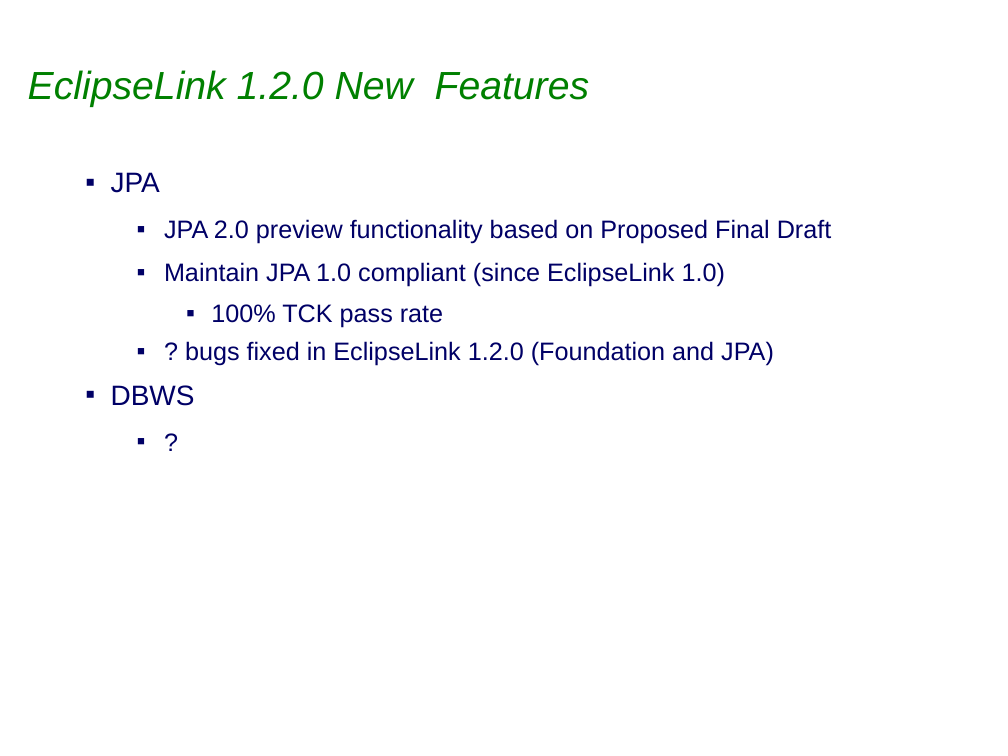
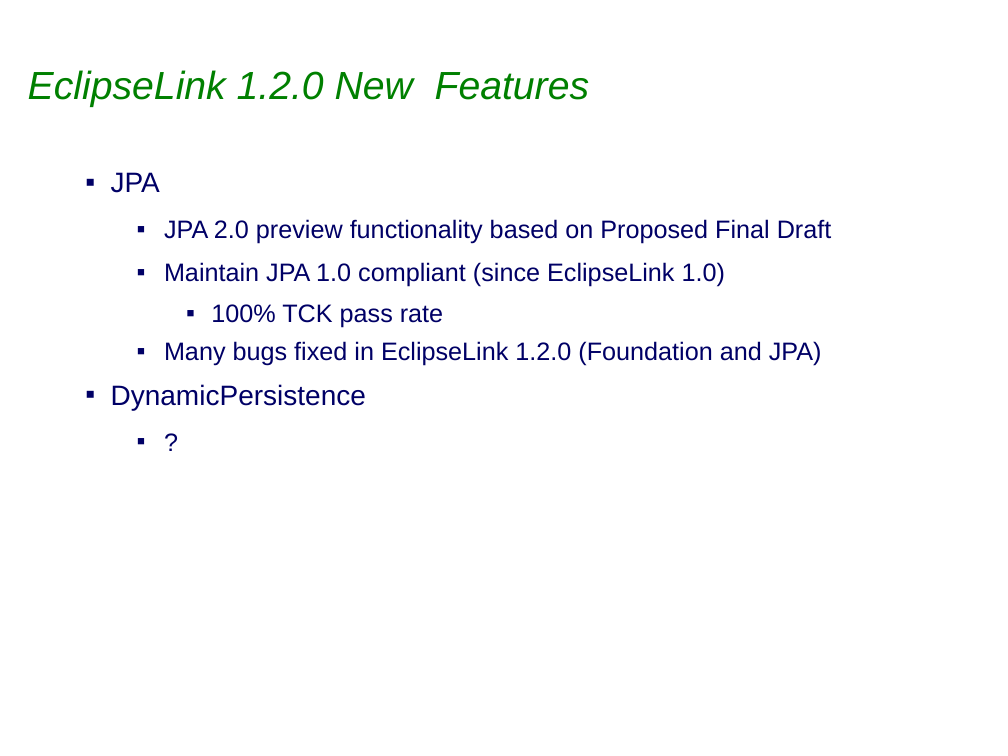
Before and after one commit to eclipse-ee4j/eclipselink, a slide deck: slide 5 of project-admin/Eclipselink_1.2.0_Release_Review.ppt. Drawn at 1008x756 pixels with LibreOffice and Linux fonts; fonts in the diff are those of the drawing; background and template pictures are left out. Boxes give left, top, right and bottom in pixels: in the first picture for what was removed or moved away, otherwise in the second. Text is boxed around its words. In the diff, an @@ line names an element or a change of style, - is before the commit and + after.

```diff
--- a/project-admin/Eclipselink_1.2.0_Release_Review.ppt
+++ b/project-admin/Eclipselink_1.2.0_Release_Review.ppt
@@ text at [111, 341, 822, 410]: text changed @@
-  ▪ ? bugs fixed in EclipseLink 1.2.0 (Foundation and JPA)
-▪ DBWS
+  ▪ Many bugs fixed in EclipseLink 1.2.0 (Foundation and JPA)
+▪ DynamicPersistence
```
Also in this commit, not shown: 3 other slides changed.
